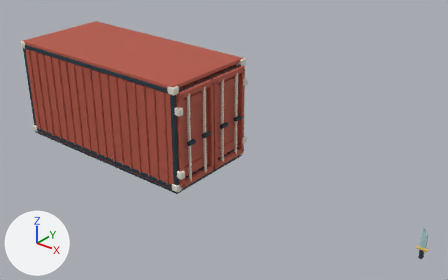
An edit to the Blender file art_source/playbox_props.blend, drawn before and after from the same camera.
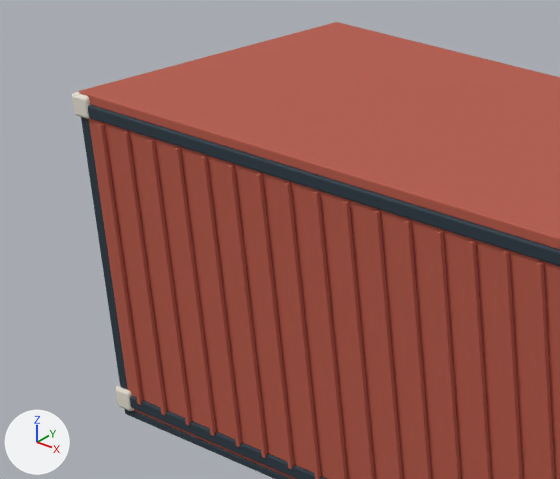
Each version appears first whole from a 50 mm camera at (21.62, -11.48, 8.21) aimed at (12.38, 0.07, 1.05), and next in a close-up on the part from 0% to 36% of the width and 5% to 54% of the height. Lighting does not change. The marker at lower left points along +X, +Y and +Z. The older version's two pictures come first.

In view in the first close-up: 'container_openable_cream', 'container_openable_ink', 'container_openable_paint'.
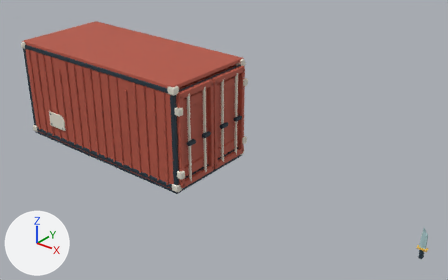
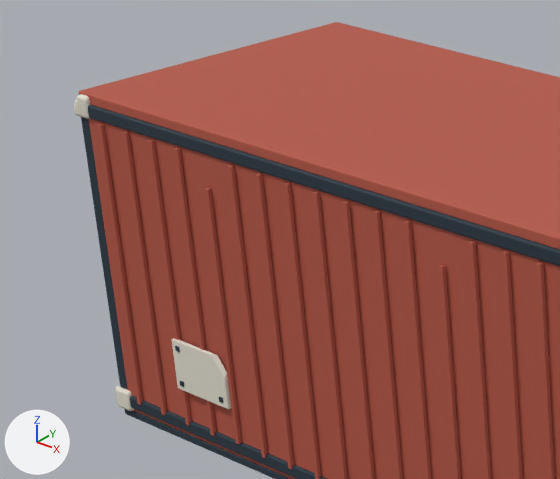
Location of each change, (x1, y1, x2, y2) in pixels of the close-ups (560 x 479 px; the box of a moved part takes in the faces that stretch with it):
part 1 of me_cube_003, moved or reshaped: before (201, 156, 242, 447); after (205, 188, 242, 444)
part 2 of me_cube_045, added: after (171, 338, 231, 409)
part 3 of me_cube_045, cut back: before (72, 92, 86, 116); after (74, 94, 86, 116)

What the commit changed:
me_cube_003 has 2128 vertices, 2052 faces and spans x -0.05..5.95, y -1.44..1.44, z -1.4..1.5.
me_cube_003 is used by ob_container_openable_paint; parent ob_container_openable; location (-2.95, 0.0, 1.4).
me_cube_003 part 1: the loose piece of 56 vertices spanning x 1.58..1.62, y -1.44..-1.4, z -1.27..1.27 is scaled about its middle by (1, 1, 0.886), then moved by (0.0, 0.0, -0.12).
me_cube_045 is used by ob_container_openable_cream; parent ob_container_openable; location (-2.95, 1.34, 0.1).
me_cube_045 had 448 vertices, 432 faces and spanned x -0.11..6.01, y -2.78..0.1, z -0.1..2.78.
me_cube_045 now has 616 vertices, 592 faces and spans x -0.11..6.01, y -2.8..0.12, z -0.1..2.78.
me_cube_045 part 2: a new loose piece of 70 vertices spanning x 0.89..1.57, y -2.8..-2.76, z 0.37..0.83, in mat_cream (white #e5e0d2).
Part 3, on me_cube_045:
8 vertices are removed from x -0.11..6.01, y -2.78..0.1, z 2.74..2.78.
24 faces are deleted.
6 vertices move from x -0.1..6.0, y -2.77..0.09, z 2.74..2.77 to x -0.1..6.0, y -2.77..0.09, z 2.63..2.77.
36 vertices are added at x -0.11..6.01, y -2.78..0.1, z 2.63..2.78.
50 new faces join them.
Other edits to the shape of me_cube_045 do not show in these pictures.
